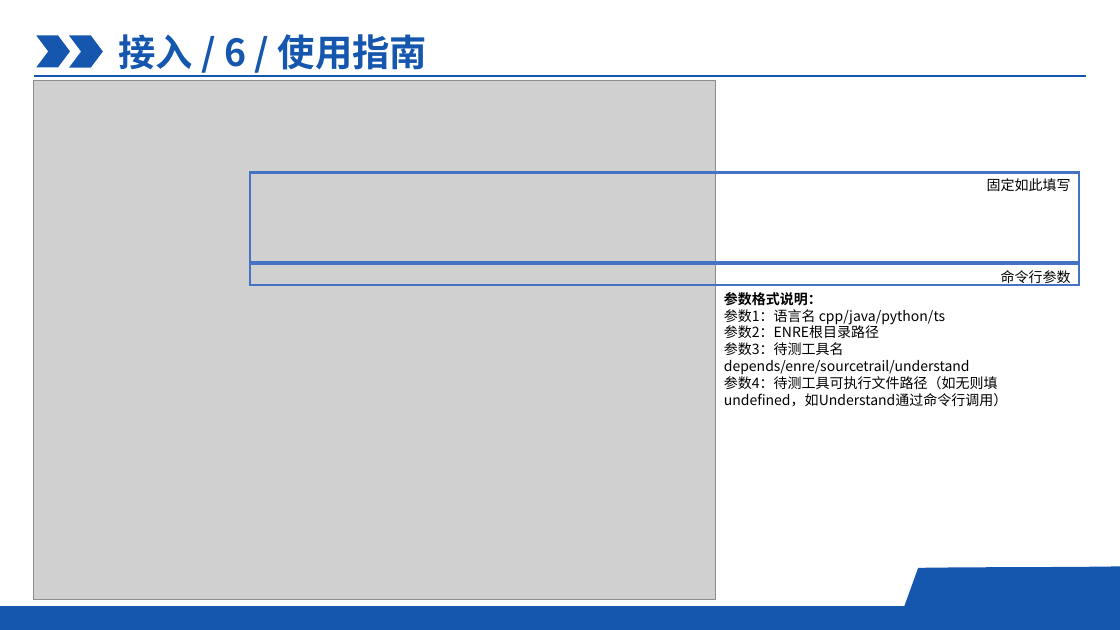
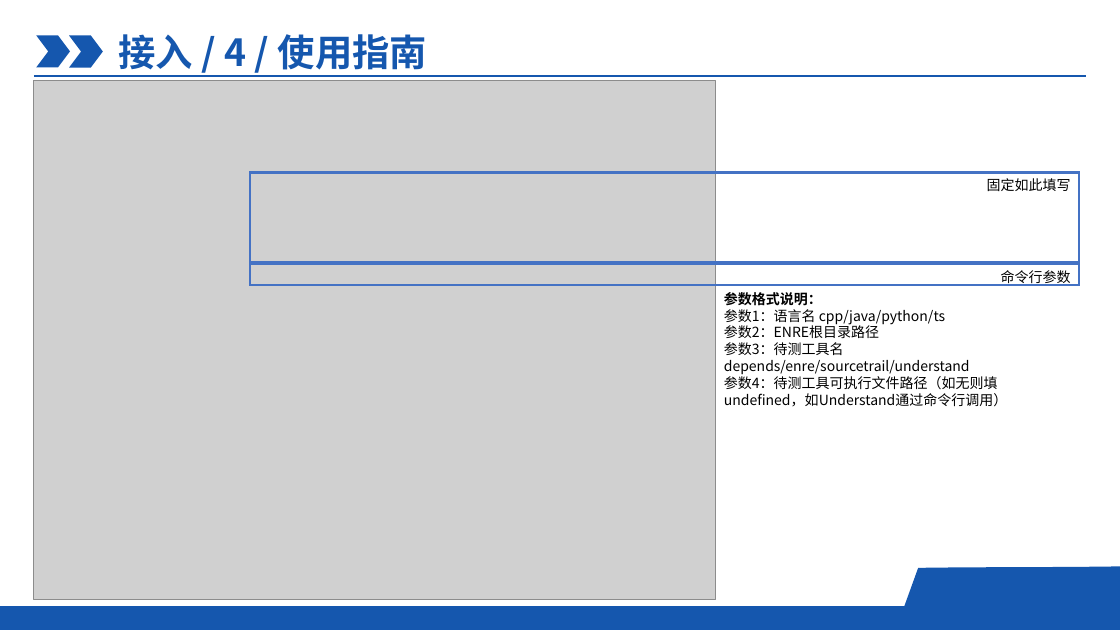
Before and after one commit to xjtu-enre/ENRE-workflow, a slide deck: slide 13 of DocTestGuide_CHS.pptx (slide 15 before the commit). Drawn at 1120x630 pixels with LibreOffice and Linux fonts; fonts in the diff are those of the drawing; grey boxes stand for pictures; background and template pictures are left out. Boxes give left, top, right and bottom in pixels: in the first picture for what was removed or moved away, otherwise in the second. Text is boxed around its words. In the diff, an @@ line names an element or a change of style, - is before the commit and + after.

```diff
--- a/DocTestGuide_CHS.pptx
+++ b/DocTestGuide_CHS.pptx
@@ text at (x1=118, y1=34, x2=427, y2=76): text changed @@
-接入 / 6 / 使用指南
+接入 / 4 / 使用指南
```
Also in this commit, not shown: 8 other slides changed, 1 slide added, 2 slides removed.
